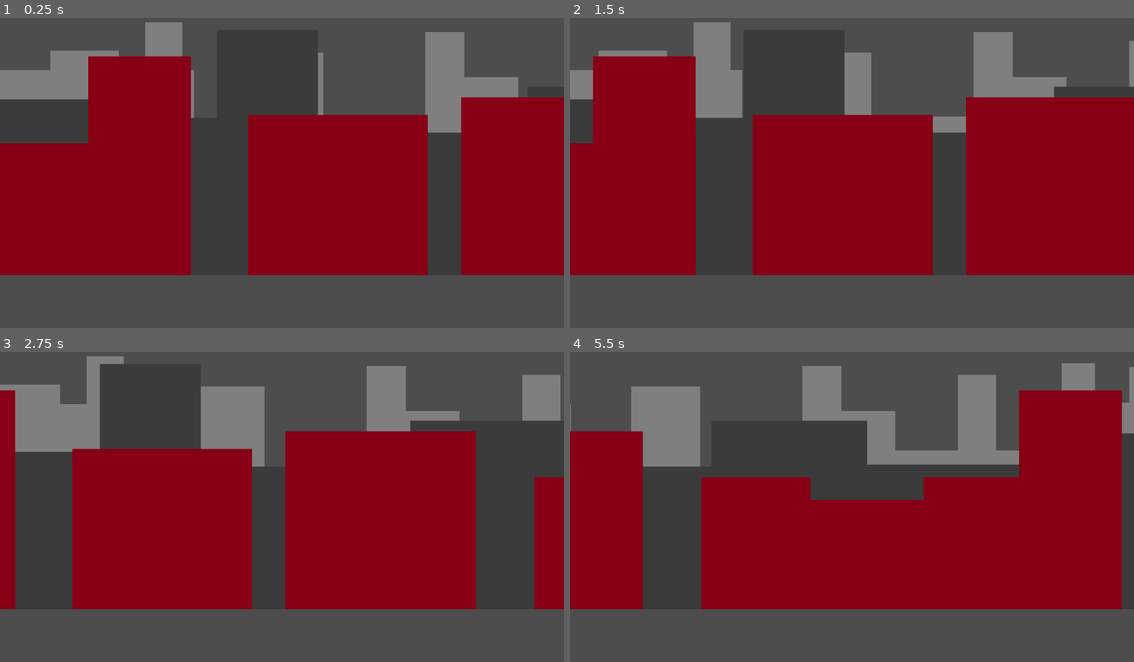
Above: before the commit, frames 1-4 (two rows, left to right).
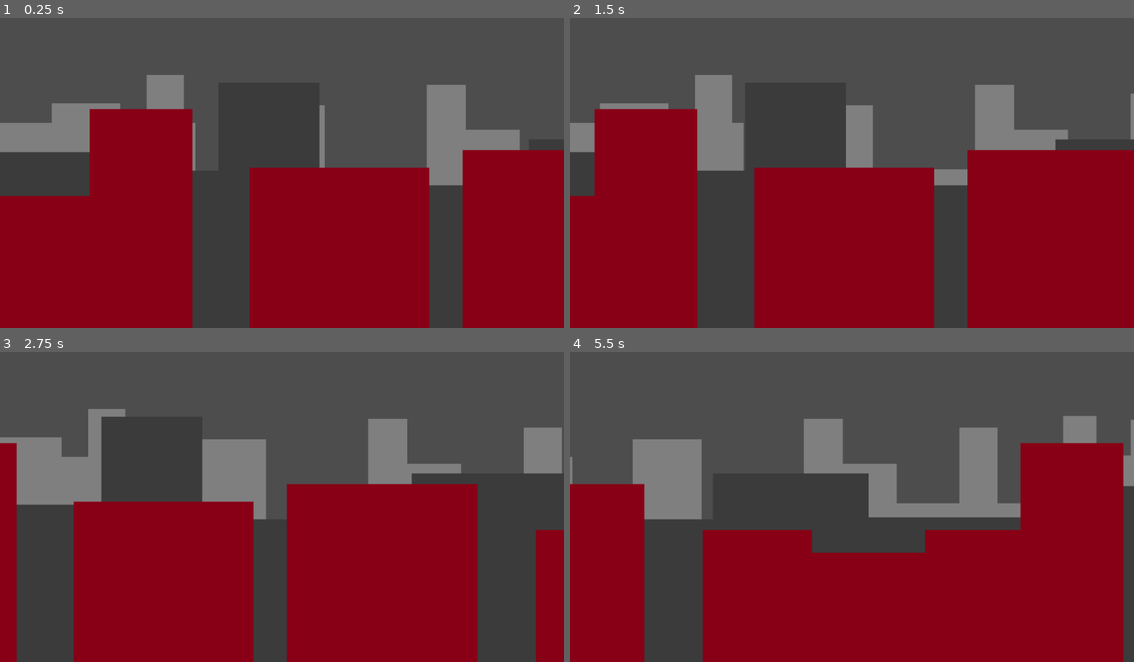
Above: after the commit, the same moments.

Repository: llapenna/run-4-your-bubbles
Game: Godot game, scene res://global/main.tscn
Two runs of this game, one before a commit and one after it. Both use one fixed random seed, a clock stepped at 60 frames per second and the inputs below.
Inputs:
- Up to frame 1 (0.25 s): no input
- Up to frame 2 (1.5 s): no input
- Up to frame 3 (2.75 s): no input
- Up to frame 4 (5.5 s): no input

The runs differ from the first frame. In frame 1, 37% of the frame differs, in the area x 0-100%, y 1-100%; in frame 2, 36%; in frame 3, 36%; in frame 4, 42%, in the area x 0-100%, y 3-100%.

Commit message:
optimise looper by removing non visible backgrounds

Diff:
--- a/background/looper.gd
+++ b/background/looper.gd
@@ -6,8 +6,10 @@
 @export var slowingFactor = .9
 var speed = 1
 
-func spawn_next():
-	print_debug("Adding next")
+func remove_sprite(sprite:Sprite2D):
+	sprite.queue_free()
+
+func spawn_next(_sprite: Sprite2D):
 	var last = get_sprites()[-1]
 
 	if !last:
@@ -19,6 +21,7 @@
 	instance.position.x += last.position.x + get_bg_length() / 2
 	instance.texture = texture
 	instance.connect("on_background_entered", Callable(self, "spawn_next"))
+	instance.connect("on_background_exited", Callable(self, "remove_sprite"))
 
 
 func remove_previous():
@@ -27,7 +30,6 @@
 	if !first:
 		return
 
-	print_debug("Removing previous", first)
 	first.queue_free()
 
 func get_bg_length() -> int:
@@ -52,9 +54,9 @@
 	speed = (main.speed if main else 1) * slowingFactor
 
 
-func _on_sprite_on_background_entered() -> void:
-	spawn_next()
+func _on_sprite_on_background_entered(sprite: Sprite2D) -> void:
+	spawn_next(sprite)
 
 
-func _on_sprite_on_background_exited() -> void:
-	remove_previous()
+func _on_sprite_on_background_exited(sprite: Sprite2D) -> void:
+	remove_sprite(sprite)
--- a/background/movement.gd
+++ b/background/movement.gd
@@ -1,7 +1,7 @@
 extends Node
 
-signal on_background_entered
-signal on_background_exited
+signal on_background_entered(sprite)
+signal on_background_exited(sprite)
 
 @onready var sprite: Node2D = $"."
 
@@ -16,8 +16,8 @@
 
 
 func _on_visible_on_screen_notifier_2d_screen_entered() -> void:
-	on_background_entered.emit()
+	on_background_entered.emit(self)
 
 
 func _on_visible_on_screen_notifier_2d_screen_exited() -> void:
-	on_background_exited.emit()
+	on_background_exited.emit(self)
--- a/global/main.tscn
+++ b/global/main.tscn
@@ -1,12 +1,13 @@
 [gd_scene load_steps=6 format=3 uid="uid://dt16av3gwv058"]
 
 [ext_resource type="Script" path="res://global/speed.gd" id="1_a40dn"]
-[ext_resource type="PackedScene" uid="uid://f4oj74h6vfye" path="res://background/layer.tscn" id="2_8rev6"]
+[ext_resource type="PackedScene" path="res://background/layer.tscn" id="2_8rev6"]
 [ext_resource type="Texture2D" uid="uid://dby83s2rcpnie" path="res://background/bg1.png" id="3_ye3ty"]
 [ext_resource type="Texture2D" uid="uid://c1nyf51jlnf4s" path="res://background/bg2.png" id="4_20kst"]
 [ext_resource type="Texture2D" uid="uid://badl1ehhuy4cl" path="res://background/bg3.png" id="5_mwbia"]
 
 [node name="Main" type="Node2D"]
+position = Vector2(3, 108)
 script = ExtResource("1_a40dn")
 factor = 1.1
 
Not shown: 1 places in background/background.tscn that only renumber resources
